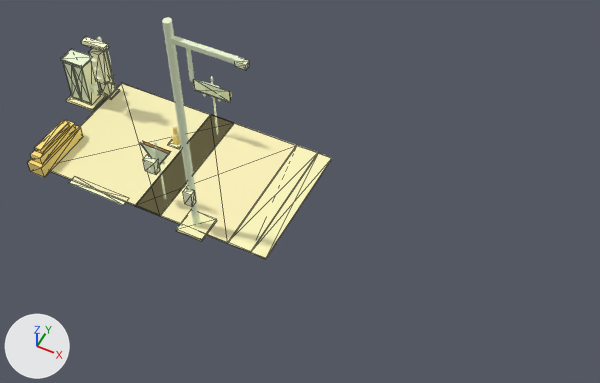
The glTF model exports/gltf/scene_wet_road_braking.glb, before and after one commit.
One viewpoint serves both versions: a 50 mm camera at (11.77, -13.18, 17.05) aimed at (5.75, -1.15, 2.01). Arrows for +X, +Y and +Z are at lower left; the lights stay in place. The first picture is the older version. Mesh edges are drawn as thin lines on the coarser meshes.

The older version as bpy lines, for what is in view:
```python
me_base_pad = bpy.data.meshes.new('base_pad')
me_base_pad.from_pydata(...)  # a box spanning x 2.66..3.44, y -2.24..-1.46, z 0.0..0.08
me_base_pad.materials.append(mat_mat_concrete)  # beige #fffabf
me_housing = bpy.data.meshes.new('housing')
me_housing.from_pydata(...)  # a box spanning x -1.77..-1.43, y 0.69..0.91, z 1.2..2.28
me_housing.materials.append(mat_mat_signal_housing)  # beige #fdffd4
me_pole = bpy.data.meshes.new('pole')
me_pole.from_pydata(...)  # a 20-sided cylinder along z spanning x 2.95..3.15, y -1.95..-1.75, z 0.04..6.64
me_pole.materials.append(mat_mat_metal_galvanized)  # pale green #f3ffda
ob_base_pad = bpy.data.objects.new('base_pad', me_base_pad)
ob_base_pad.location = (0.0, 0.0, 0.0)
ob_housing = bpy.data.objects.new('housing', me_housing)
ob_housing.location = (0.0, 0.0, 0.0)
ob_pole = bpy.data.objects.new('pole', me_pole)
ob_pole.location = (0.0, 0.0, 0.0)
# also in view: 'arm' at (3.91, -1.85, 6.18); 'apron' at (4.98, 0.0, 0.01); 'mid' at (-1.9, -1.35, 0.5); 'body' at (0.0, 0.0, 0.02); 'gutter' at (4.42, 0.0, 0.03)
```
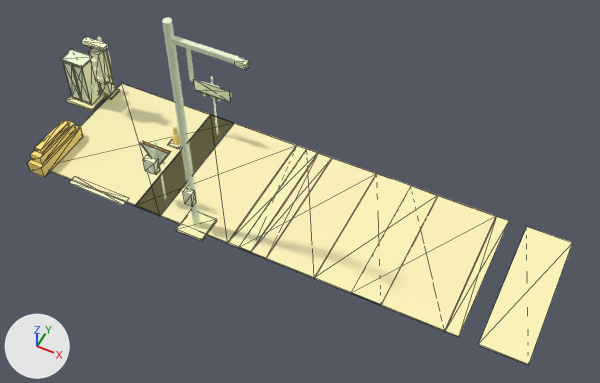
Not visible in the pictures: 'transition_joint'.

Changed parts and their boxes [x1, y1, x2, y2] in the pictures (600 x 383 px):
```json
{"object": "gravel_lane", "change": "added", "after": [314, 173, 438, 305], "on screen": "beige"}
{"object": "travel_lane", "change": "added", "after": [355, 195, 496, 331], "on screen": "beige"}
{"object": "asphalt_lane", "change": "added", "after": [244, 153, 377, 278], "on screen": "beige"}
{"object": "outer_shoulder", "change": "added", "after": [478, 227, 572, 365], "on screen": "beige"}
{"object": "dropoff_fill", "change": "added", "after": [445, 217, 509, 337], "on screen": "beige"}
{"object": "apron", "change": "unchanged, covered by the edit", "before": [251, 153, 332, 259]}
```

Scene script edits in JSON lines:
```json
{"op": "add", "block": "mat_mat_gravel_compact", "code": ["mat_mat_gravel_compact = principled_material('mat_gravel_compact')", "mat_mat_gravel_compact.base_color = (1.0, 0.93, 0.501)  # beige #fff7bc", "mat_mat_gravel_compact.roughness = 0.98"]}
{"op": "add", "block": "me_outer_shoulder", "code": ["me_outer_shoulder = bpy.data.meshes.new('outer_shoulder')", "me_outer_shoulder.from_pydata(...)  # a box spanning x 10.87..12.09, y -2.0..2.0, z 0.0..0.05", "me_outer_shoulder.materials.append(mat_mat_gravel_compact)  # beige #fff7bc"]}
{"op": "add", "block": "me_dropoff_fill", "code": ["me_dropoff_fill = bpy.data.meshes.new('dropoff_fill')", "me_dropoff_fill.from_pydata(...)  # a box spanning x 10.05..10.39, y -2.0..2.0, z 0.0..0.03", "me_dropoff_fill.materials.append(mat_mat_gravel_compact)  # beige #fff7bc"]}
{"op": "add", "block": "me_travel_lane", "code": ["me_travel_lane = bpy.data.meshes.new('travel_lane')", "me_travel_lane.from_pydata(...)  # a box spanning x 7.6..10.04, y -2.0..2.0, z 0.0..0.04", "me_travel_lane.materials.append(mat_mat_asphalt_dry)  # beige #fff5bd"]}
{"op": "add", "block": "me_transition_joint", "code": ["me_transition_joint = bpy.data.meshes.new('transition_joint')", "me_transition_joint.from_pydata([(6.47, -2.0, 0.02), (6.69, -2.0, 0.02), (6.69, -2.0, 0.03), (6.47, -2.0, 0.03), (6.69, 2.0, 0.02), (6.47, 2.0, 0.02), (6.47, 2.0, 0.03), (6.69, 2.0, 0.03)], [], [(0, 1, 2), (0, 2, 3), (4, 5, 6), (4, 6, 7), (5, 0, 3), (5, 3, 6), (1, 4, 7), (1, 7, 2), (3, 2, 7), (3, 7, 6), (5, 4, 1), (5, 1, 0)])", "me_transition_joint.materials.append(mat_mat_concrete)  # beige #fffabf"]}
{"op": "add", "block": "me_gravel_lane", "code": ["me_gravel_lane = bpy.data.meshes.new('gravel_lane')", "me_gravel_lane.from_pydata(...)  # a box spanning x 6.58..8.4, y -2.0..2.0, z 0.0..0.05", "me_gravel_lane.materials.append(mat_mat_gravel_compact)  # beige #fff7bc"]}
{"op": "add", "block": "me_asphalt_lane", "code": ["me_asphalt_lane = bpy.data.meshes.new('asphalt_lane')", "me_asphalt_lane.from_pydata(...)  # a box spanning x 4.4..6.58, y -2.0..2.0, z 0.0..0.04", "me_asphalt_lane.materials.append(mat_mat_asphalt_dry)  # beige #fff5bd"]}
{"op": "add", "block": "ob_outer_shoulder", "code": ["ob_outer_shoulder = bpy.data.objects.new('outer_shoulder', me_outer_shoulder)", "ob_outer_shoulder.location = (0.0, 0.0, 0.0)"]}
{"op": "add", "block": "ob_dropoff_fill", "code": ["ob_dropoff_fill = bpy.data.objects.new('dropoff_fill', me_dropoff_fill)", "ob_dropoff_fill.location = (0.0, 0.0, 0.0)"]}
{"op": "add", "block": "ob_travel_lane", "code": ["ob_travel_lane = bpy.data.objects.new('travel_lane', me_travel_lane)", "ob_travel_lane.location = (0.0, 0.0, 0.0)"]}
{"op": "add", "block": "ob_transition_joint", "code": ["ob_transition_joint = bpy.data.objects.new('transition_joint', me_transition_joint)", "ob_transition_joint.location = (0.0, 0.0, 0.0)"]}
{"op": "add", "block": "ob_gravel_lane", "code": ["ob_gravel_lane = bpy.data.objects.new('gravel_lane', me_gravel_lane)", "ob_gravel_lane.location = (0.0, 0.0, 0.0)"]}
{"op": "add", "block": "ob_asphalt_lane", "code": ["ob_asphalt_lane = bpy.data.objects.new('asphalt_lane', me_asphalt_lane)", "ob_asphalt_lane.location = (0.0, 0.0, 0.0)"]}
```
